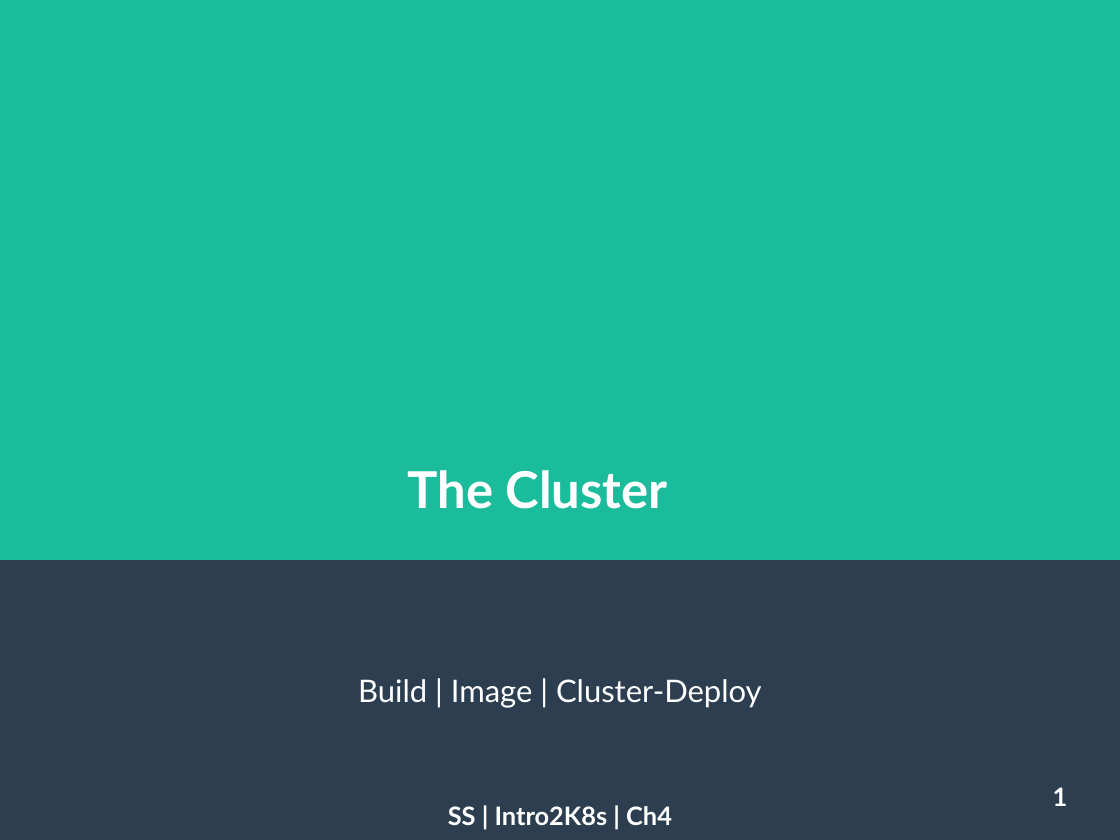
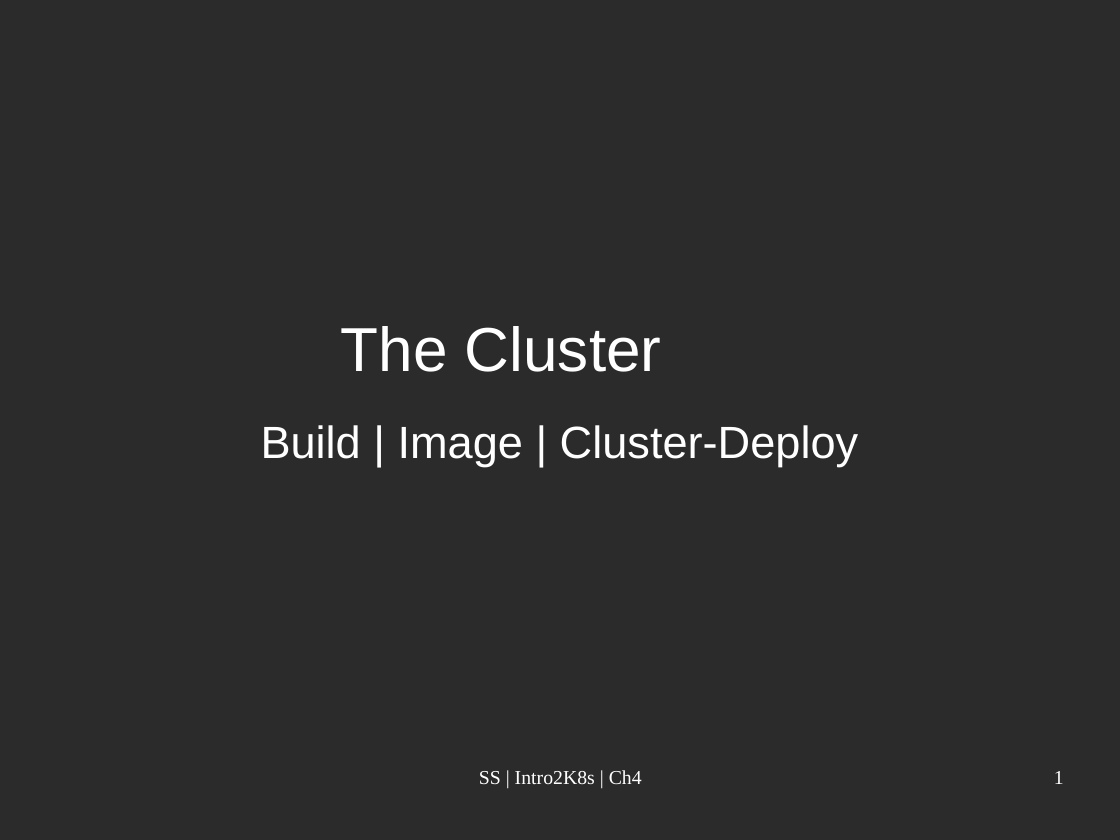
Before and after one commit to sufisalman/intro2k8s, a slide deck: slide 1 of chapter4/concepts/concepts4.odp. Drawn at 1120x840 pixels with LibreOffice and Linux fonts; fonts in the diff are those of the drawing; background and template pictures are left out; a plain dark background stands for a picture behind light text. Boxes give left, top, right and bottom in pixels: in the first picture for what was removed or moved away, otherwise in the second. Text is boxed around its words. In the diff, an @@ line names an element or a change of style, - is before the commit and + after.

```diff
--- a/chapter4/concepts/concepts4.odp
+++ b/chapter4/concepts/concepts4.odp
@@ background #2C3E50 to picture (left out) @@
@@ rectangle removed at <box>0,0,1120,560</box> @@
@@ subtitle "Build | Image | Cluster-Deploy": place and size @@
-subtitle "Build | Image | Cluster-Deploy" at <box>358,679,762,708</box>
+subtitle "Build | Image | Cluster-Deploy" at <box>261,425,859,466</box>
@@ subtitle "Build | Image | Cluster-Deploy" at <box>261,425,859,466</box>: size 22 to 32 pt, font Lato to Arial @@
@@ title "The Cluster": place and size @@
-title "The Cluster" at <box>408,470,668,509</box>
+title "The Cluster" at <box>341,326,662,372</box>
@@ title "The Cluster" at <box>341,326,662,372</box>: size 36 to 44 pt, font Lato to Arial, bold off; line spacing 1.5 to 1 @@
@@ text "SS | Intro2K8s | Ch4": place and size @@
-text "SS | Intro2K8s | Ch4" at <box>448,806,672,825</box>
+text "SS | Intro2K8s | Ch4" at <box>479,770,642,784</box>
@@ text "SS | Intro2K8s | Ch4" at <box>479,770,642,784</box>: size 18 to 14 pt, font Lato to Times New Roman, bold off @@
@@ page number: place and size @@
-page number at <box>1053,787,1068,806</box>
+page number at <box>1054,771,1064,784</box>
@@ page number at <box>1054,771,1064,784</box>: size 18 to 14 pt, font Lato to Times New Roman, bold off; alignment centre to right; vertical alignment middle to top @@
```
Also in this commit, not shown: 3 other slides changed, 1 slide added, 1 slide removed, 7 other files.
